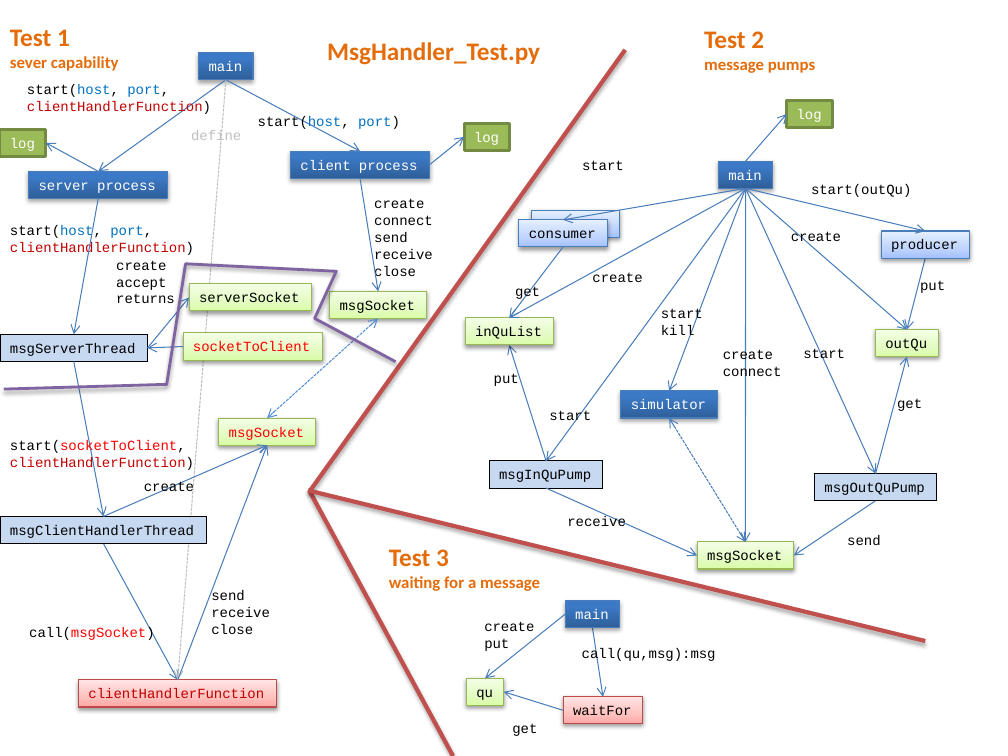
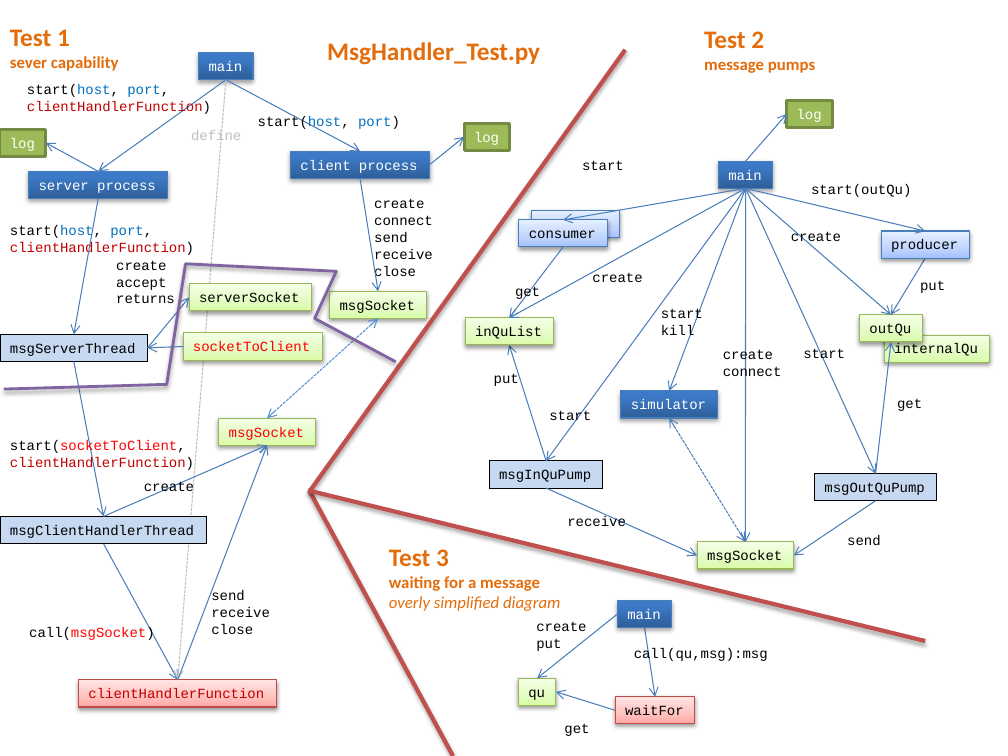
Before and after one commit to mlozborne/motin, a slide deck: slide 9 of Scripting/ScriptingDocumenation/DesignDiagrams.pptx (slide 10 before the commit). Drawn at 1008x756 pixels with LibreOffice and Linux fonts; fonts in the diff are those of the drawing. Boxes give left, top, right and bottom in pixels: in the first picture for what was removed or moved away, otherwise in the second. Text is boxed around its words. In the diff, an @@ line names an element or a change of style, - is before the commit and + after.

```diff
--- a/Scripting/ScriptingDocumenation/DesignDiagrams.pptx
+++ b/Scripting/ScriptingDocumenation/DesignDiagrams.pptx
@@ arrow moved from (746, 188) - (907, 330) to (746, 188) - (891, 314) @@
@@ arrow moved from (925, 258) - (907, 330) to (925, 258) - (891, 314) @@
@@ rectangle "outQu": place and size @@
-rectangle "outQu" at bbox=[876, 330, 938, 357]
+rectangle "outQu" at bbox=[860, 314, 922, 342]
@@ arrow moved from (876, 474) - (907, 357) to (876, 474) - (891, 342) @@
@@ rectangle added at bbox=[884, 335, 989, 362], fill gradient #DAFDA7 to #E4FCC2 to #F5FFE7, outline #98B955 0.75 pt, 10 pt, text #000000 @@
+internalQu
@@ text at bbox=[389, 596, 560, 611]: paragraph added @@
+overly simplified diagram
@@ rectangle "main": place and size @@
-rectangle "main" at bbox=[565, 601, 620, 628]
+rectangle "main" at bbox=[618, 601, 672, 628]
@@ 3 texts, 3 arrows, 2 rectangles: place and size @@
-3 texts, 3 arrows, 2 rectangles at bbox=[467, 614, 716, 736]
+3 texts, 3 arrows, 2 rectangles at bbox=[518, 614, 768, 736]
```
Also in this commit, not shown: 1 other slide changed, 1 slide removed, 3 other files.
